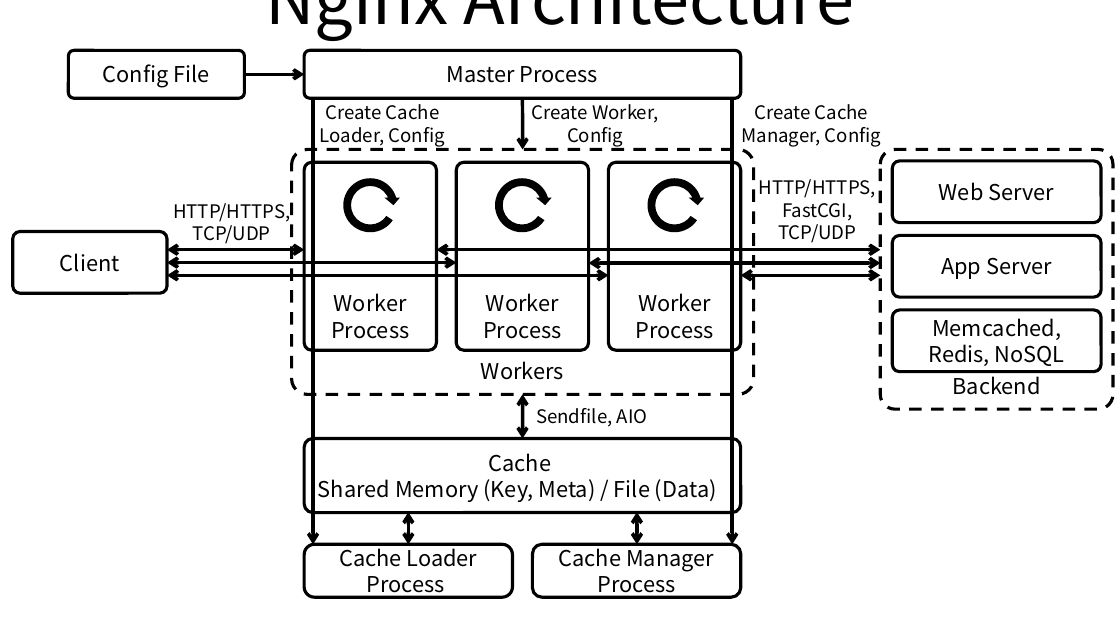
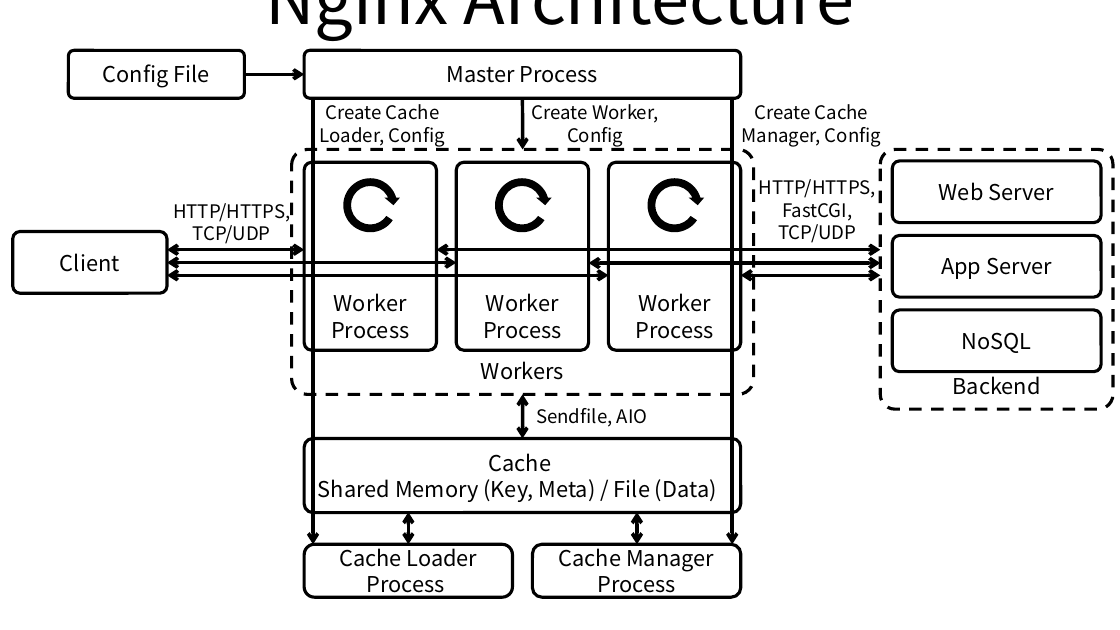
Before and after one commit to ssup2/blog-old, a slide deck: slide 1 of images/theory_analysis/Nginx_Architecture/Nginx_Architecture.pptx. Drawn at 1120x630 pixels with LibreOffice and Linux fonts; fonts in the diff are those of the drawing. Boxes give left, top, right and bottom in pixels: in the first picture for what was removed or moved away, otherwise in the second. Text is boxed around its words. In the diff, an @@ line names an element or a change of style, - is before the commit and + after.

```diff
--- a/images/theory_analysis/Nginx_Architecture/Nginx_Architecture.pptx
+++ b/images/theory_analysis/Nginx_Architecture/Nginx_Architecture.pptx
@@ text in rounded rectangle at box(962, 332, 1032, 353): text changed @@
-Memcached, Redis, NoSQL
+NoSQL
```
Also in this commit, not shown: 3 other files.
